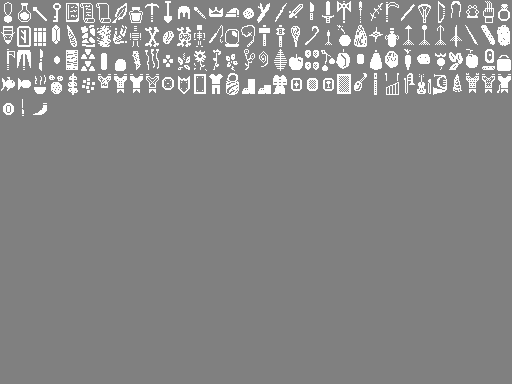
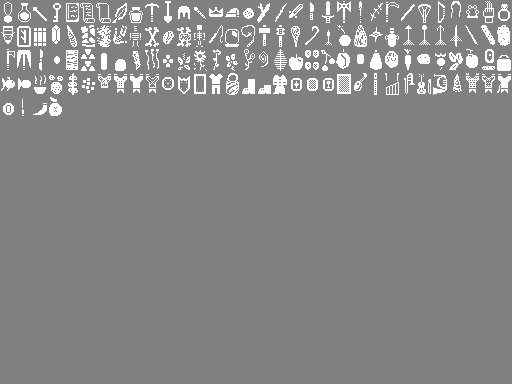
The second 512 × 384 image is a revision of the first. Changes to its layers:
painted on "Background" over [49, 97, 62, 116]
